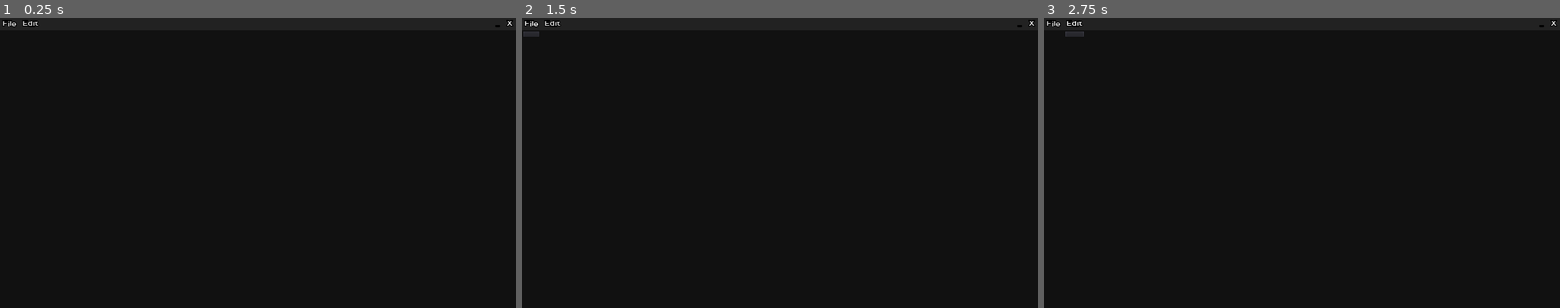
Above: before the commit, frames 1-3 (left to right).
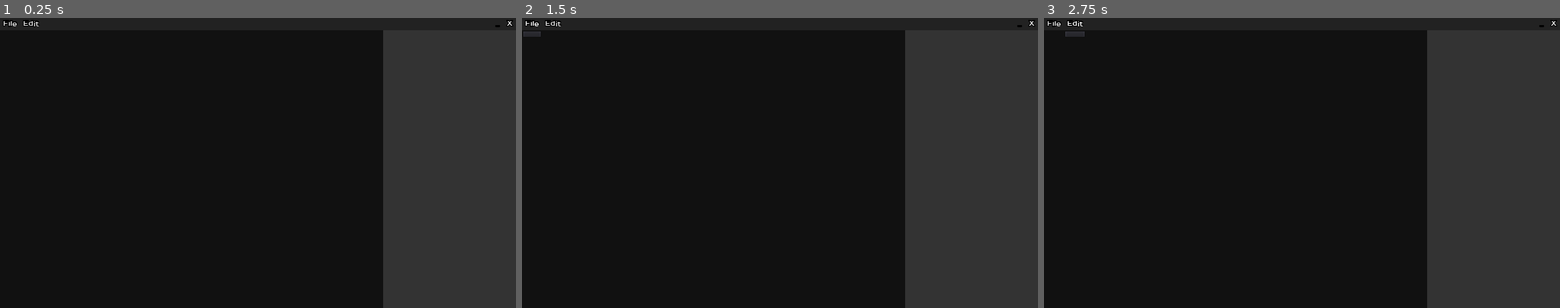
Above: after the commit, the same moments.

Repository: Mercadud/Godot-Project-Planner-Exporter
Game: Godot game, scene res://Scenes/Pages/Main Page.tscn
Same seed, same stepped clock (60 frames per second), same inputs: the game is played once before the commit and once after it. The project has no main scene, so this scene is started directly.
Inputs:
- Up to frame 1 (0.25 s): no input
- Up to frame 2 (1.5 s): click "_" at 0.5 s; click "File" at 1.25 s
- Up to frame 3 (2.75 s): click "Edit" at 2 s

The runs differ from the first frame. In frame 1, 25% of the frame differs, in the area x 0-100%, y 0-100%; in frame 2, 25%; in frame 3, 25%.

Commit message:
added theme maybe?

Diff:
--- a/Scenes/Pages/Main Page.tscn
+++ b/Scenes/Pages/Main Page.tscn
@@ -67,8 +67,8 @@
 [node name="File" type="MenuButton" parent="CanvasLayer/tileBar/colour"]
 anchor_right = 0.039
 anchor_bottom = 1.0
-margin_right = -37.92
-margin_bottom = -10.0
+margin_right = 0.079998
+margin_bottom = -1.90735e-06
 custom_fonts/font = ExtResource( 1 )
 text = "File"
 switch_on_hover = true
@@ -77,12 +77,44 @@
 }
 
 [node name="Edit" type="MenuButton" parent="CanvasLayer/tileBar/colour"]
-margin_left = 50.0
-margin_right = 86.0
-margin_bottom = 20.0
+anchor_left = 0.039
+anchor_right = 0.081
+anchor_bottom = 1.0
+margin_left = 0.079998
+margin_right = 0.32
+margin_bottom = -1.90735e-06
 custom_fonts/font = ExtResource( 1 )
 text = "Edit"
 switch_on_hover = true
+__meta__ = {
+"_edit_use_anchors_": false
+}
+
+[node name="SettingsPanel" type="Control" parent="CanvasLayer"]
+anchor_left = 0.742
+anchor_top = 0.042
+anchor_right = 1.0
+anchor_bottom = 1.0
+margin_left = 0.239929
+margin_top = -0.240002
+__meta__ = {
+"_edit_use_anchors_": false
+}
+
+[node name="ColorRect" type="ColorRect" parent="CanvasLayer/SettingsPanel"]
+anchor_right = 1.0
+anchor_bottom = 1.0
+color = Color( 0.203922, 0.203922, 0.203922, 1 )
+
+[node name="Tree" type="Control" parent="CanvasLayer"]
+anchor_top = 0.042
+anchor_right = 0.742
+anchor_bottom = 1.0
+margin_top = -0.240002
+margin_right = 0.239929
+__meta__ = {
+"_edit_use_anchors_": false
+}
 [connection signal="mouse_entered" from="CanvasLayer/tileBar" to="CanvasLayer/tileBar" method="_on_tileBar_mouse_entered"]
 [connection signal="mouse_exited" from="CanvasLayer/tileBar" to="CanvasLayer/tileBar" method="_on_tileBar_mouse_exited"]
 [connection signal="button_up" from="CanvasLayer/tileBar/colour/X" to="CanvasLayer/tileBar" method="_on_X_button_up"]
--- /dev/null
+++ b/Themes/dark.tres
@@ -0,0 +1,14 @@
+[gd_resource type="Theme" format=2]
+
+[resource]
+MenuButton/colors/font_color = Color( 0.88, 0.88, 0.88, 1 )
+MenuButton/colors/font_color_disabled = Color( 1, 1, 1, 0.3 )
+MenuButton/colors/font_color_hover = Color( 0.94, 0.94, 0.94, 1 )
+MenuButton/colors/font_color_pressed = Color( 1, 1, 1, 1 )
+MenuButton/constants/hseparation = 3
+MenuButton/fonts/font = null
+MenuButton/styles/disabled = null
+MenuButton/styles/focus = null
+MenuButton/styles/hover = null
+MenuButton/styles/normal = null
+MenuButton/styles/pressed = null
